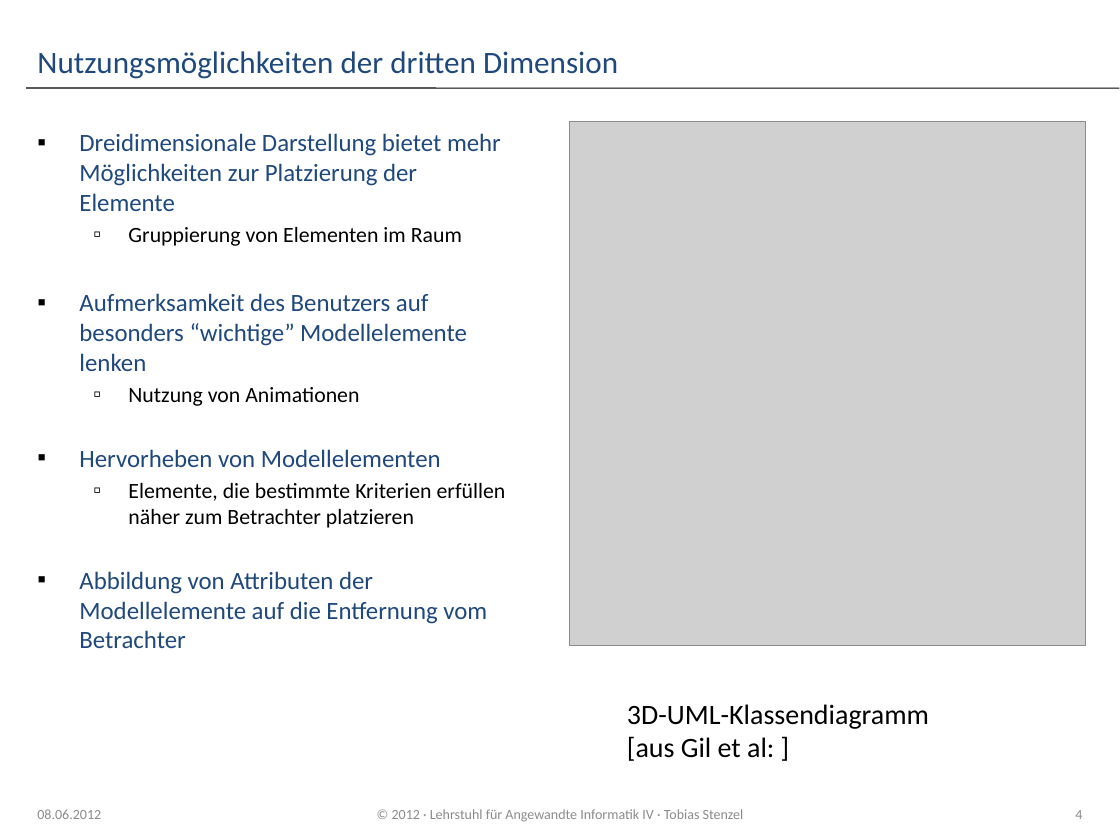
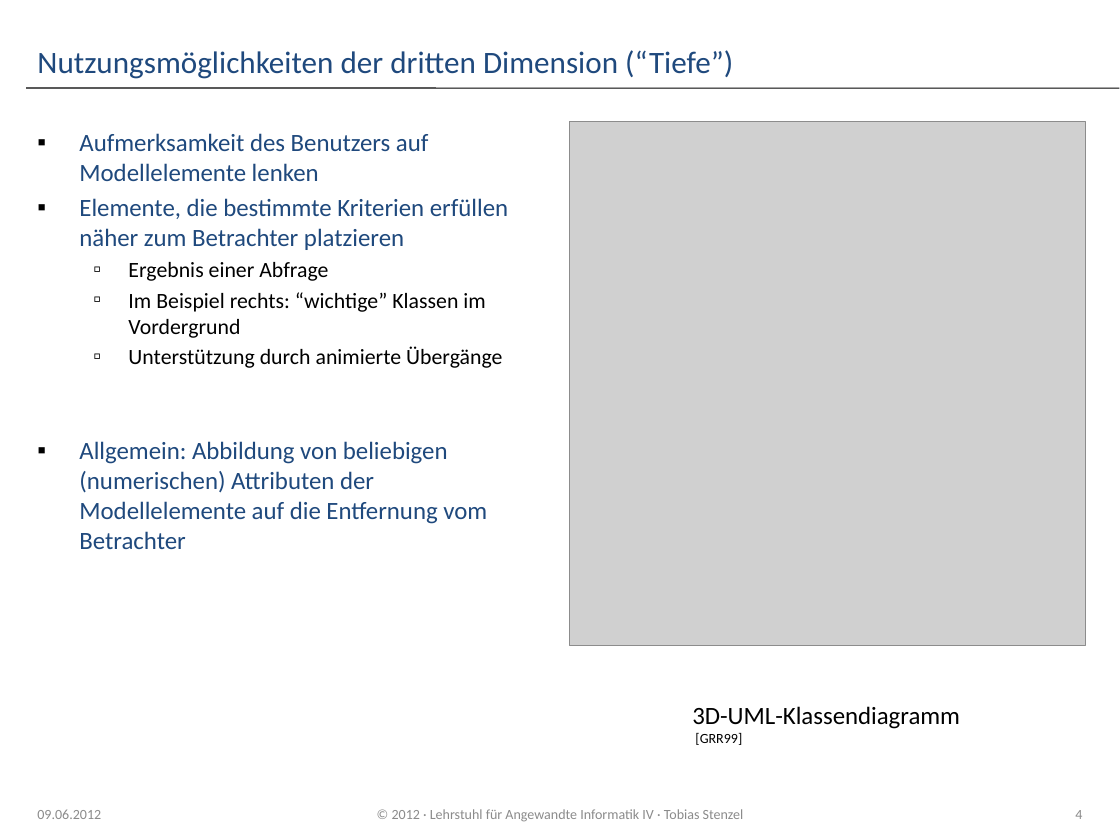
Before and after one commit to dpausp/ba-thesis, a slide deck: slide 4 of Praesentation_IPM3D.pptx. Drawn at 1120x840 pixels with LibreOffice and Linux fonts; fonts in the diff are those of the drawing; grey boxes stand for pictures; background and template pictures are left out. Boxes give left, top, right and bottom in pixels: in the first picture for what was removed or moved away, otherwise in the second. Text is boxed around its words. In the diff, an @@ line names an element or a change of style, - is before the commit and + after.

```diff
--- a/Praesentation_IPM3D.pptx
+++ b/Praesentation_IPM3D.pptx
@@ title at (x1=37, y1=50, x2=733, y2=79): text changed @@
-Nutzungsmöglichkeiten der dritten Dimension
+Nutzungsmöglichkeiten der dritten Dimension (“Tiefe”)
@@ text at (x1=79, y1=133, x2=428, y2=181): text changed @@
-▪ Dreidimensionale Darstellung bietet mehr Möglichkeiten zur Platzierung der Elemente
-  ▫ Gruppierung von Elementen im Raum
-▪ Aufmerksamkeit des Benutzers auf besonders “wichtige” Modellelemente lenken
-  ▫ Nutzung von Animationen
-▪ Hervorheben von Modellelementen
+▪ Aufmerksamkeit des Benutzers auf Modellelemente lenken
@@ text at (x1=79, y1=198, x2=508, y2=250): size 14 to 16 pt, text colour #000000 to #1F497D in "Elemente, die bestimmte Kriterien erfüllen näher zum ..."; bullet ▫ to ▪; list level 2 to 1 in "Elemente, die bestimmte Kriterien erfüllen ..." @@
@@ text at (x1=79, y1=262, x2=502, y2=549): text changed; size 16 to 14 pt; text colour #1F497D to #000000 @@
-▪ Abbildung von Attributen der Modellelemente auf die Entfernung vom Betrachter
+  ▫ Ergebnis einer Abfrage
+  ▫ Im Beispiel rechts: “wichtige” Klassen im Vordergrund
+  ▫ Unterstützung durch animierte Übergänge
+▪ Allgemein: Abbildung von beliebigen (numerischen) Attributen der Modellelemente auf die Entfernung vom Betrachter
@@ text "3D-UML-Klassendiagramm" moved from (x1=627, y1=704, x2=929, y2=761) to (x1=692, y1=706, x2=960, y2=745) @@
@@ text at (x1=692, y1=706, x2=960, y2=729): size 18 to 16 pt in "3D-UML-Klassendiagramm" @@
@@ text at (x1=695, y1=733, x2=742, y2=745): text changed; size 18 to 9 pt @@
-[aus Gil et al: ]
+[GRR99]
@@ text at (x1=37, y1=809, x2=101, y2=819): text changed @@
-08.06.2012
+09.06.2012
```
Also in this commit, not shown: 19 other slides changed, 10 slides added, 1 slide removed, 6 other files.
